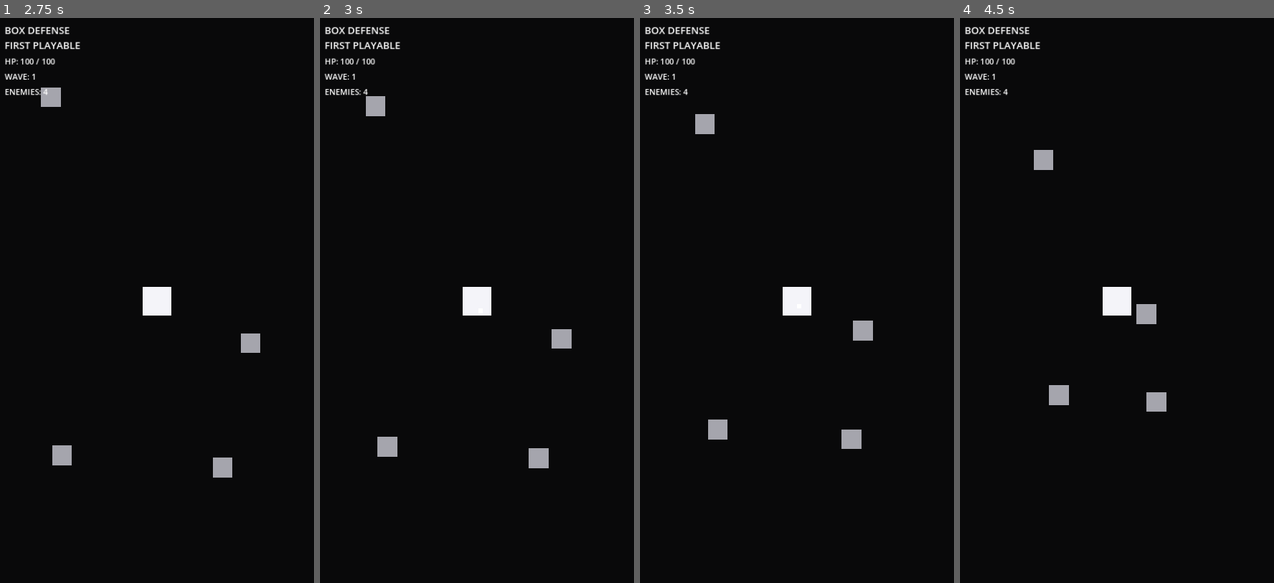
Above: before the commit, frames 1-4 (left to right).
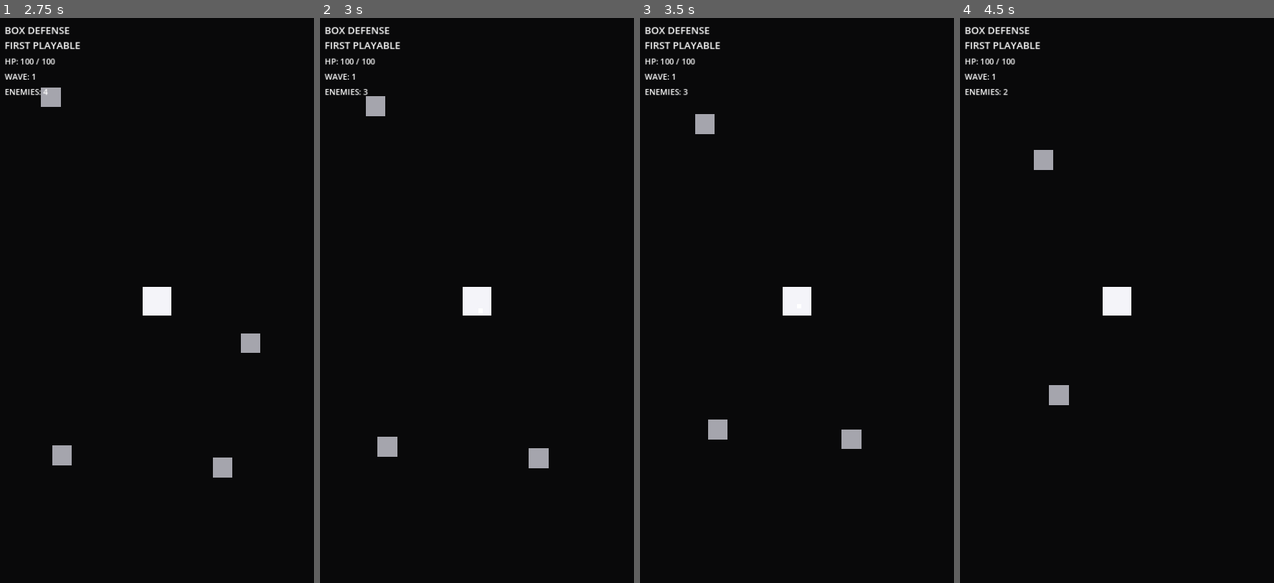
Above: after the commit, the same moments.

Repository: KevinRabbe/box-game-
Game: Godot game, scene res://scenes/game/game.tscn
The game is run twice, just before and just after one commit, with the same random seed, the same clock (stepped at 60 frames per second) and the same inputs.
Inputs:
- Up to frame 1 (2.75 s): no input
- Up to frame 2 (3 s): no input
- Up to frame 3 (3.5 s): no input
- Up to frame 4 (4.5 s): no input

Frame 1 is identical in both runs. In frame 2, 0.2% of the frame differs, in the area x 13-81%, y 12-59%; in frame 3, 0.2%; in frame 4, 0.5%, in the area x 13-66%, y 12-70%.
Error before the commit: Attempt to call function 'get_coin_reward' in base 'null instance' on a null instance. (res://scripts/enemies/enemy_box.gd:47)

Commit message:
Add enemy coin reward component

Diff:
--- a/scenes/enemies/enemy_box.tscn
+++ b/scenes/enemies/enemy_box.tscn
@@ -1,9 +1,10 @@
-[gd_scene load_steps=6 format=3]
+[gd_scene load_steps=7 format=3]
 
 [ext_resource type="Script" path="res://scripts/enemies/enemy_box.gd" id="1_enemy"]
 [ext_resource type="Script" path="res://scripts/components/health_component.gd" id="2_health"]
 [ext_resource type="Script" path="res://scripts/components/movement_component.gd" id="3_movement"]
 [ext_resource type="Script" path="res://scripts/components/contact_damage_component.gd" id="4_contact"]
+[ext_resource type="Script" path="res://scripts/components/reward_component.gd" id="5_reward"]
 
 [sub_resource type="RectangleShape2D" id="RectangleShape2D_enemy"]
 size = Vector2(44, 44)
@@ -31,3 +32,7 @@
 [node name="ContactDamageComponent" type="Node" parent="."]
 script = ExtResource("4_contact")
 damage = 20.0
+
+[node name="RewardComponent" type="Node" parent="."]
+script = ExtResource("5_reward")
+coins = 5
